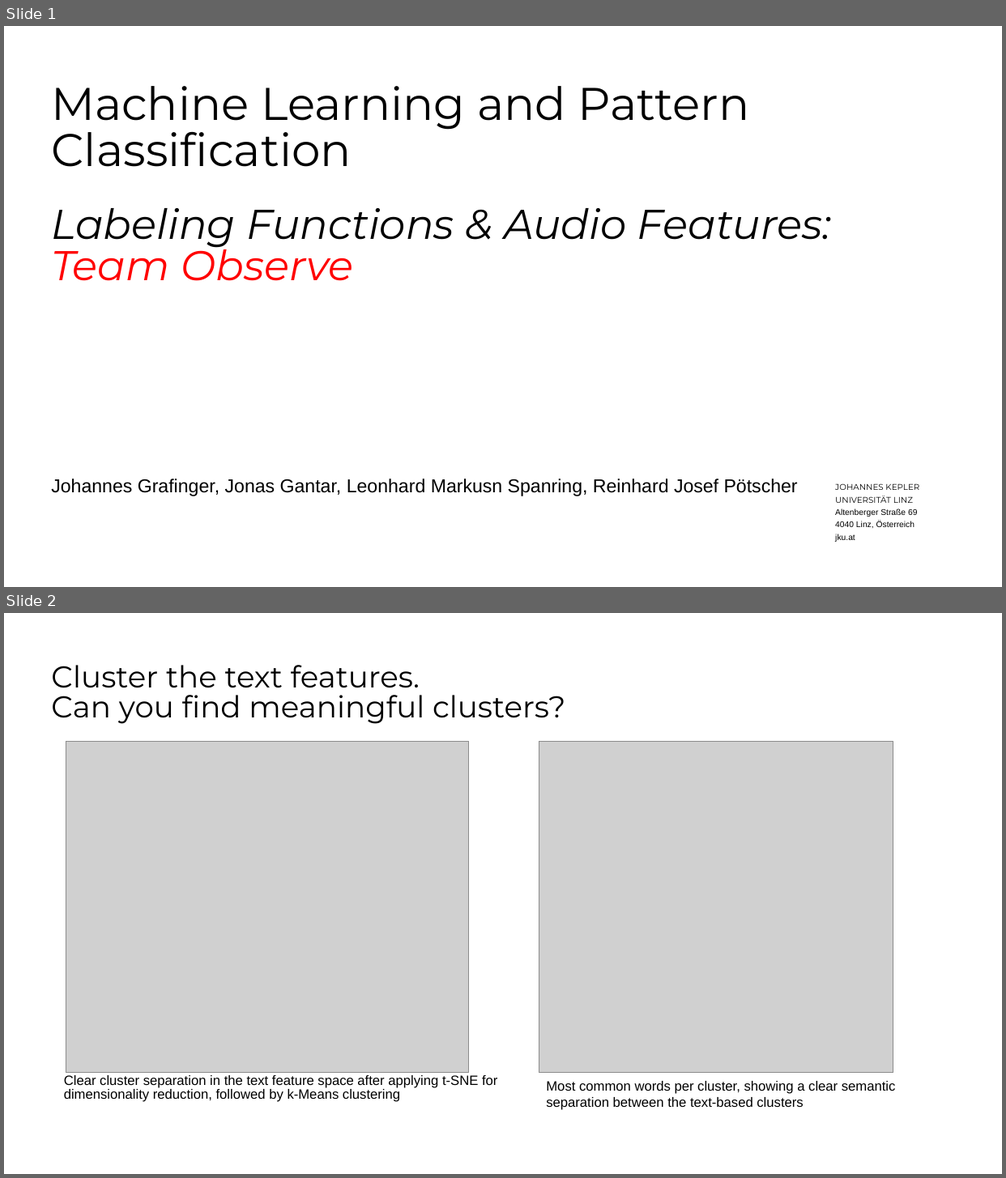
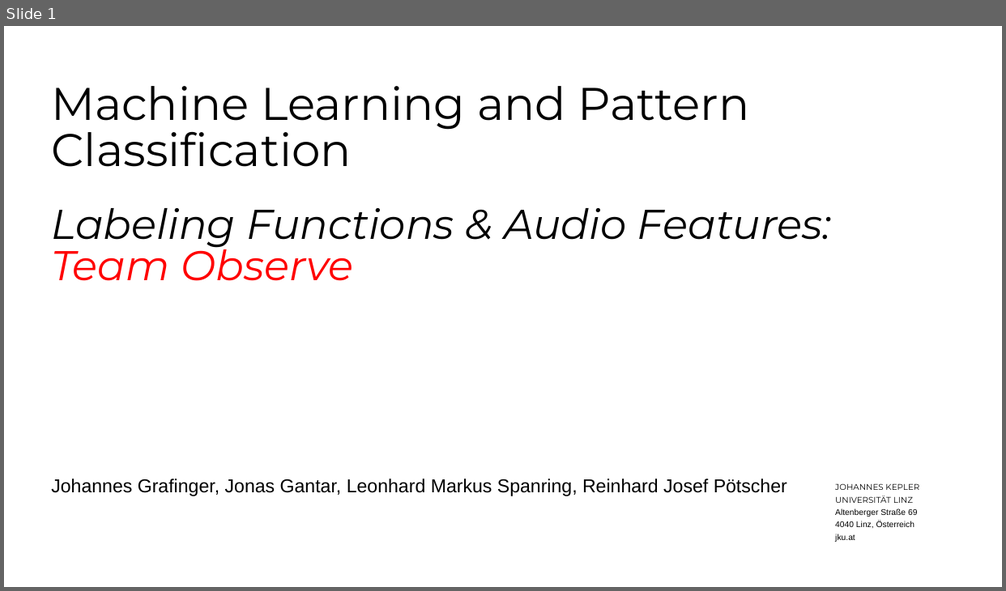
Before and after one commit to TJonasT/Project-MLCP-JKU-2025S, a slide deck: 3_classification/MLPC2025_team-observe_task-03-classification_presentation.pptx. Shown one above the other, each under a label of ours: slides 1 and 2 before the commit, slide 1 after it. The pictures are 1006x1178 and 1006x591 pixels, drawn with LibreOffice and Linux fonts; fonts in the diff are those of the drawing; grey boxes stand for pictures; background and template pictures are left out. Boxes give left, top, right and bottom in pixels: in the first picture for what was removed or moved away, otherwise in the second. Text is boxed around its words. In the diff, an @@ line names an element or a change of style, - is before the commit and + after.

```diff
--- a/3_classification/MLPC2025_team-observe_task-03-classification_presentation.pptx
+++ b/3_classification/MLPC2025_team-observe_task-03-classification_presentation.pptx
@@ slide 2 removed at (x1=4, y1=613, x2=1002, y2=1174), background #FFFFFF @@
@@ title removed at (x1=51, y1=665, x2=565, y2=724) @@
-Cluster the text features.
-Can you find meaningful clusters?
@@ picture removed at (x1=66, y1=741, x2=469, y2=1073) @@
@@ picture removed at (x1=539, y1=741, x2=893, y2=1073) @@
@@ text removed at (x1=64, y1=1076, x2=497, y2=1102) @@
-Clear cluster separation in the text feature space after applying t-SNE for dimensionality reduction, followed by k-Means clustering
@@ text removed at (x1=546, y1=1081, x2=896, y2=1110) @@
-Most common words per cluster, showing a clear semantic separation between the text-based clusters
@@ slide 1 changed as well @@
@@ subtitle at (x1=51, y1=479, x2=787, y2=497): text changed @@
-Johannes Grafinger, Jonas Gantar, Leonhard Markusn Spanring, Reinhard Josef Pötscher
+Johannes Grafinger, Jonas Gantar, Leonhard Markus Spanring, Reinhard Josef Pötscher
```
Also in this commit, not shown: 4 slides added, 3 other slides removed, 1 other file.
